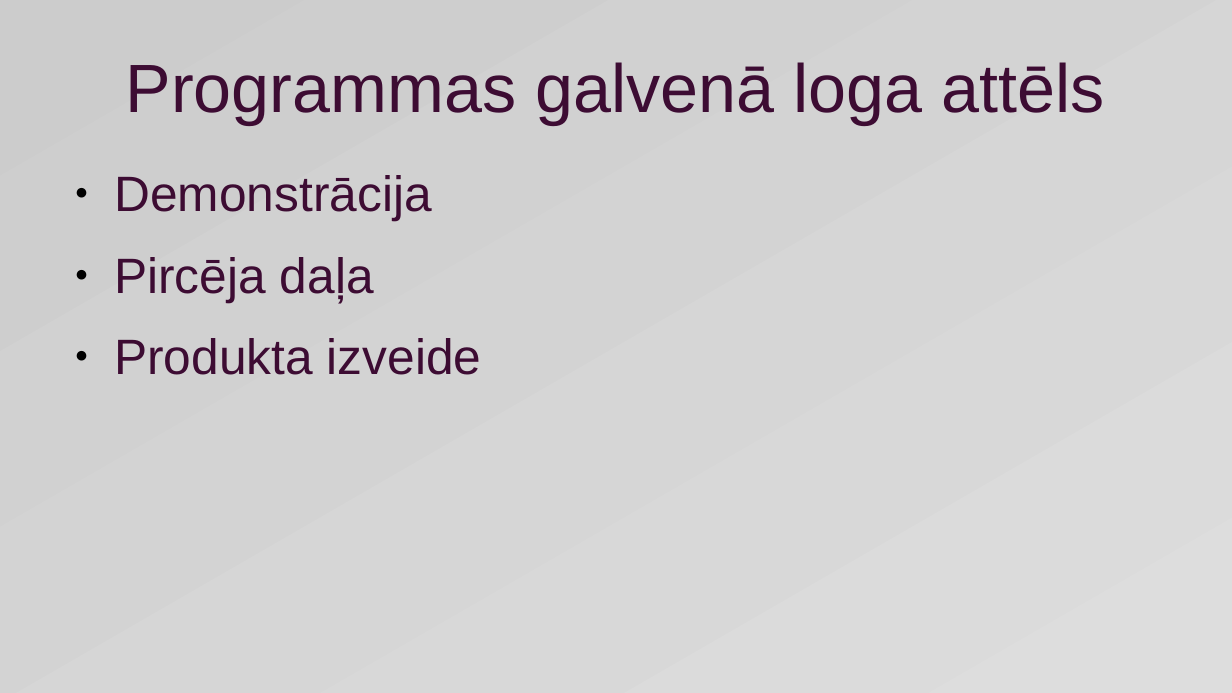
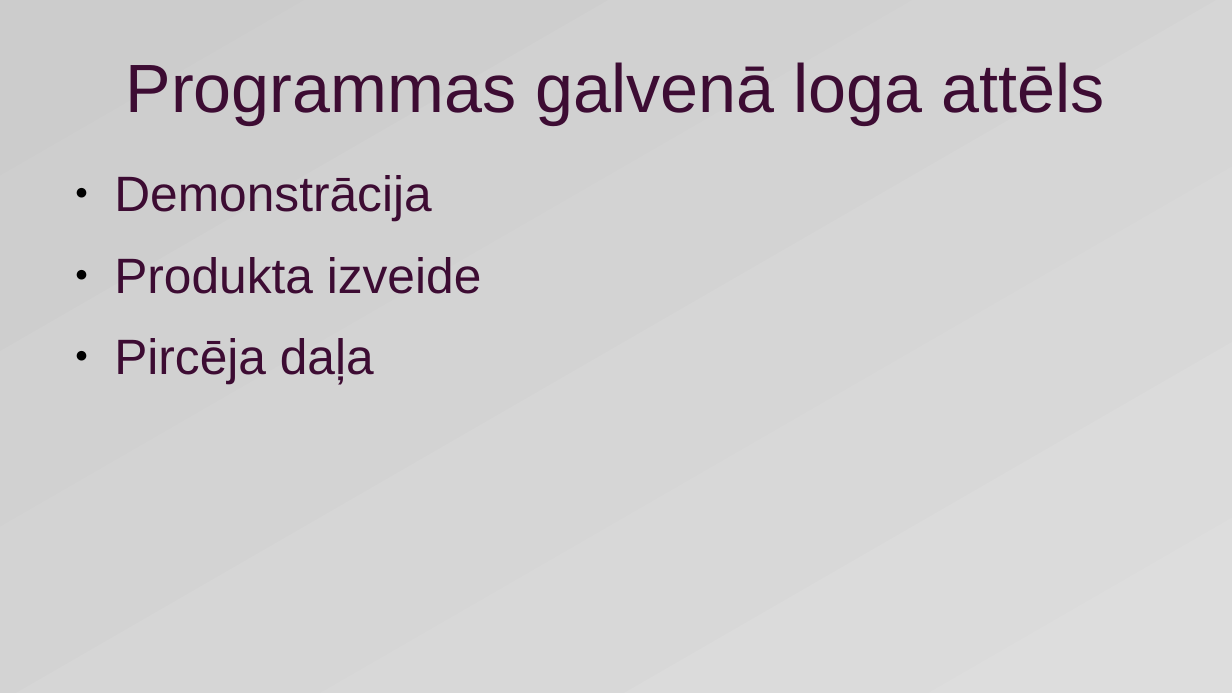
Before and after one commit to rvtprog-kval-21/d41-DenissStrombergs-InternetaVeikalaDatuUzskaitesAutomatizetaSistema, a slide deck: slide 8 of dokumentacija/prezentacija.pptx. Drawn at 1232x693 pixels with LibreOffice and Linux fonts; fonts in the diff are those of the drawing. Boxes give left, top, right and bottom in pixels: in the first picture for what was removed or moved away, otherwise in the second. Text is boxed around its words. In the diff, an @@ line names an element or a change of style, - is before the commit and + after.

```diff
--- a/dokumentacija/prezentacija.pptx
+++ b/dokumentacija/prezentacija.pptx
@@ text at bbox=[114, 257, 482, 294]: paragraph added @@
+● Produkta izveide
@@ text at bbox=[114, 338, 482, 375]: paragraph removed @@
-● Produkta izveide
```
Also in this commit, not shown: 1 other slide changed, 3 other files.
